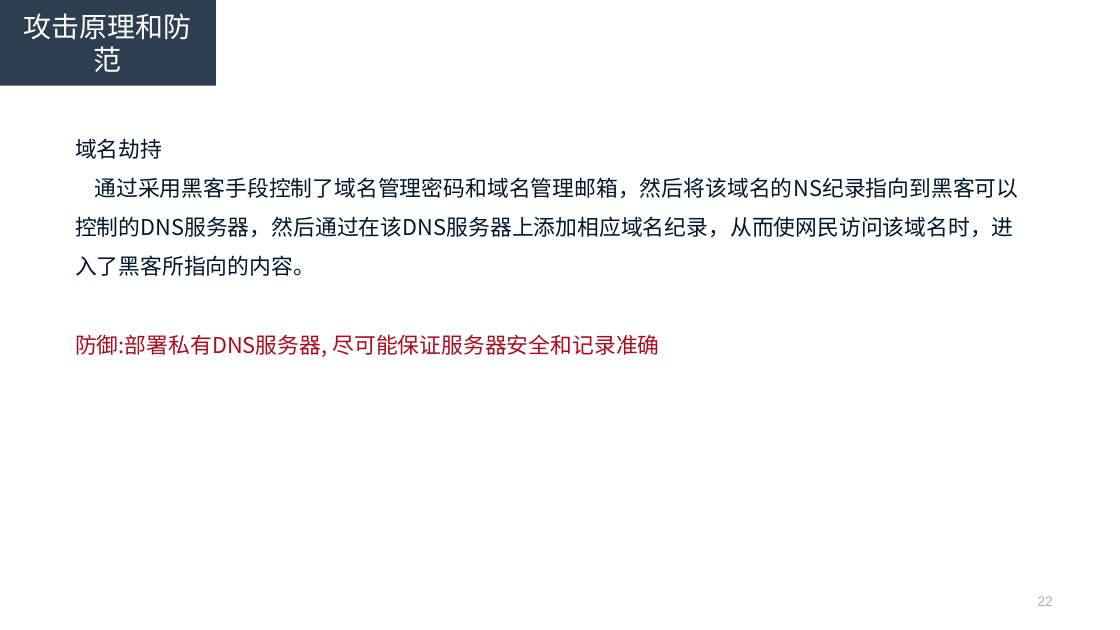
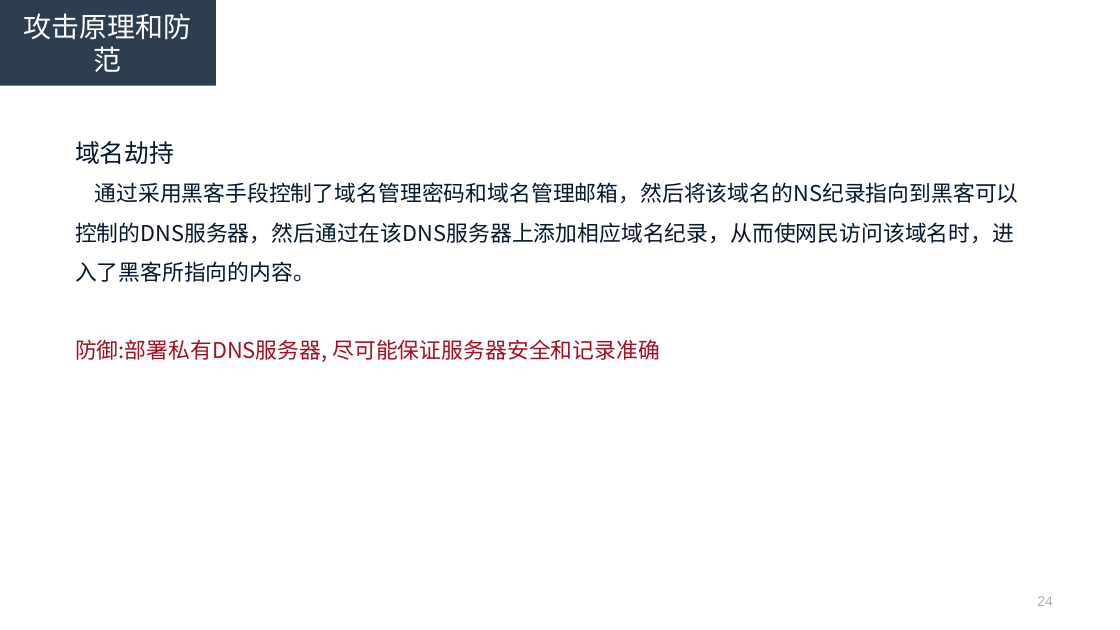
Before and after one commit to R-Lin/Simple_scripts, a slide deck: slide 24 of dns.ppt (slide 22 before the commit). Drawn at 1120x630 pixels with LibreOffice and Linux fonts; fonts in the diff are those of the drawing. Boxes give left, top, right and bottom in pixels: in the first picture for what was removed or moved away, otherwise in the second. Text is boxed around its words. In the diff, an @@ line names an element or a change of style, - is before the commit and + after.

```diff
--- a/dns.ppt
+++ b/dns.ppt
@@ text at (75,141,174,164): size 14 to 16 pt in "域名劫持" @@
@@ page number at (1037,596,1053,606): text changed @@
-22
+24
```
Also in this commit, not shown: 5 other slides changed, 3 slides added, 1 slide removed, 1 other file.
